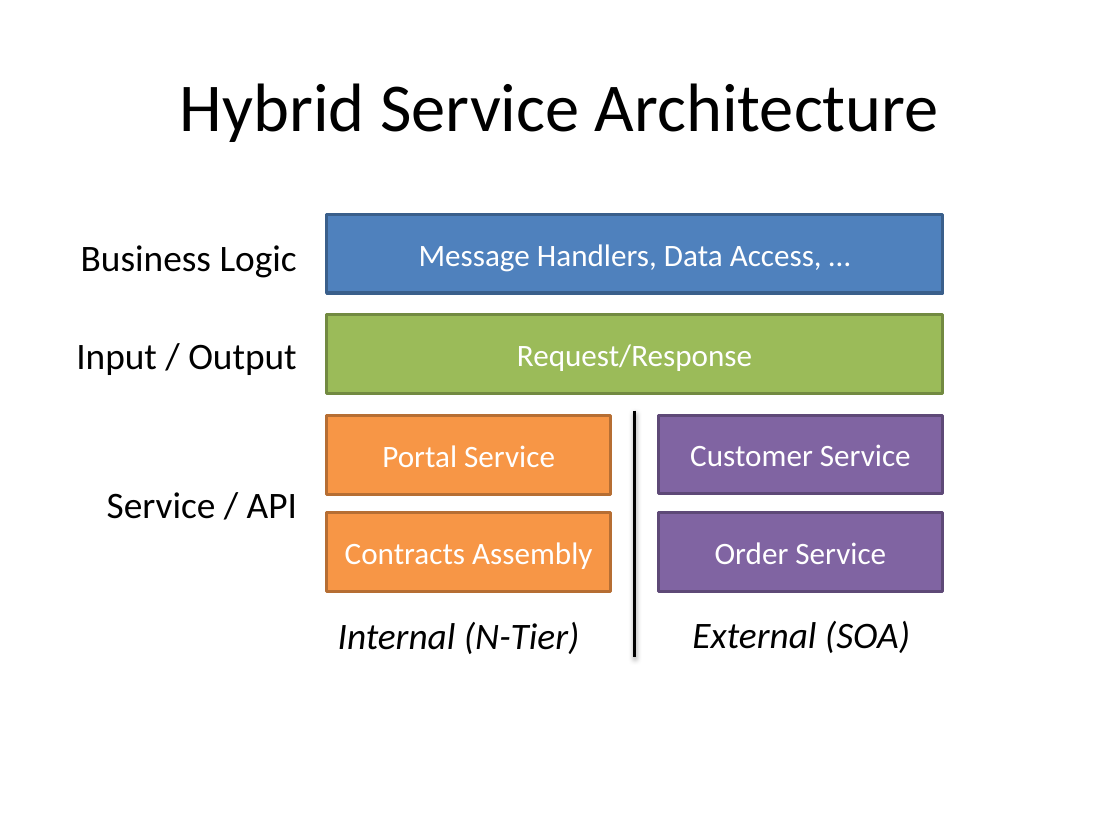
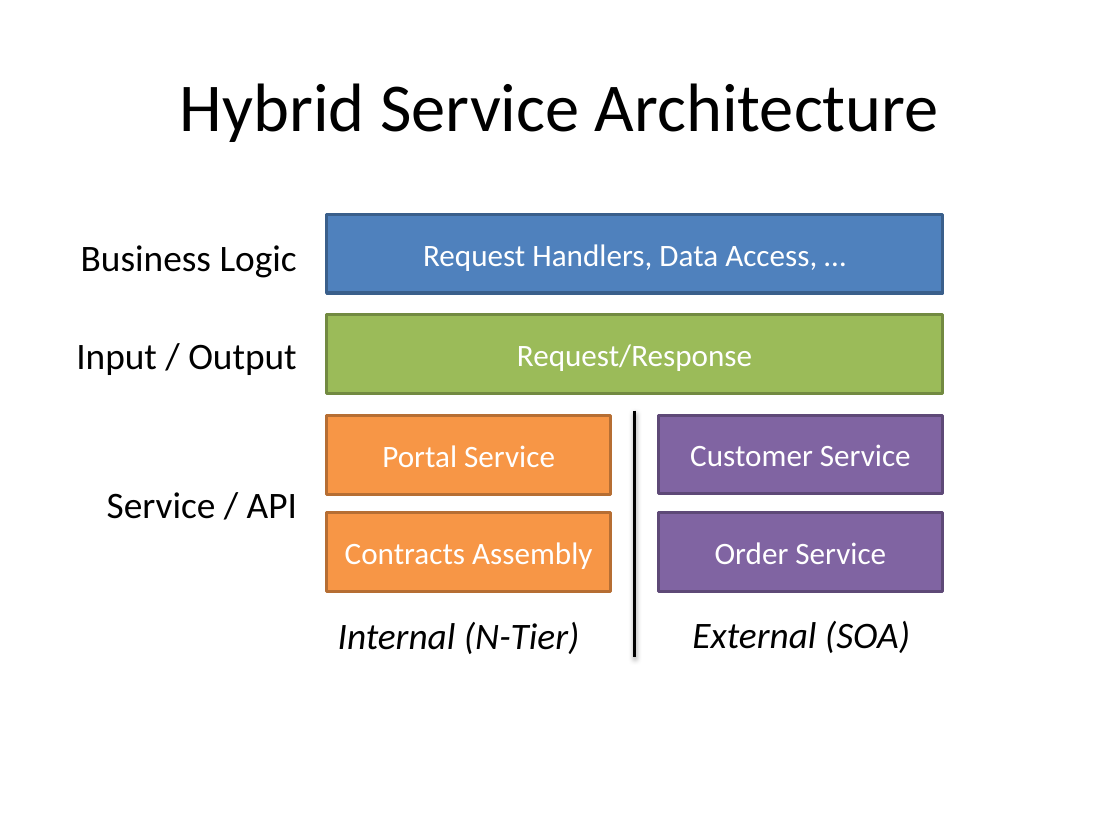
Before and after one commit to broccliman/Presentation.WCF, a slide deck: slide 29 of Presentation.WCF.pptx. Drawn at 1120x840 pixels with LibreOffice and Linux fonts; fonts in the diff are those of the drawing. Boxes give left, top, right and bottom in pixels: in the first picture for what was removed or moved away, otherwise in the second. Text is boxed around its words. In the diff, an @@ line names an element or a change of style, - is before the commit and + after.

```diff
--- a/Presentation.WCF.pptx
+++ b/Presentation.WCF.pptx
@@ text in rectangle at box(423, 244, 817, 271): text changed @@
-Message Handlers, Data Access, …
+Request Handlers, Data Access, …
```
Also in this commit, not shown: 4 other slides changed.
